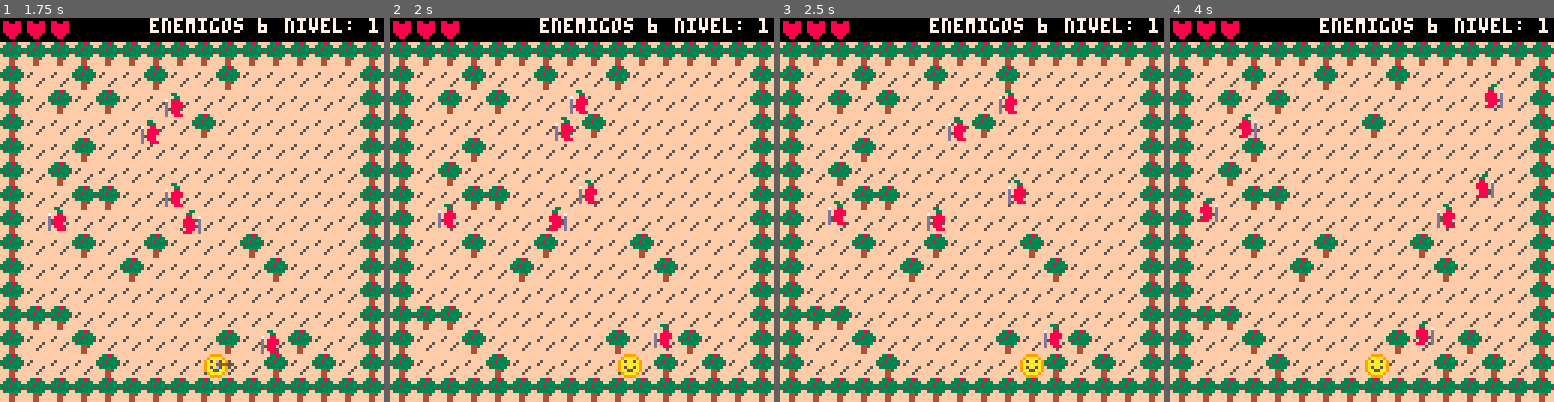
Above: before the commit, frames 1-4 (left to right).
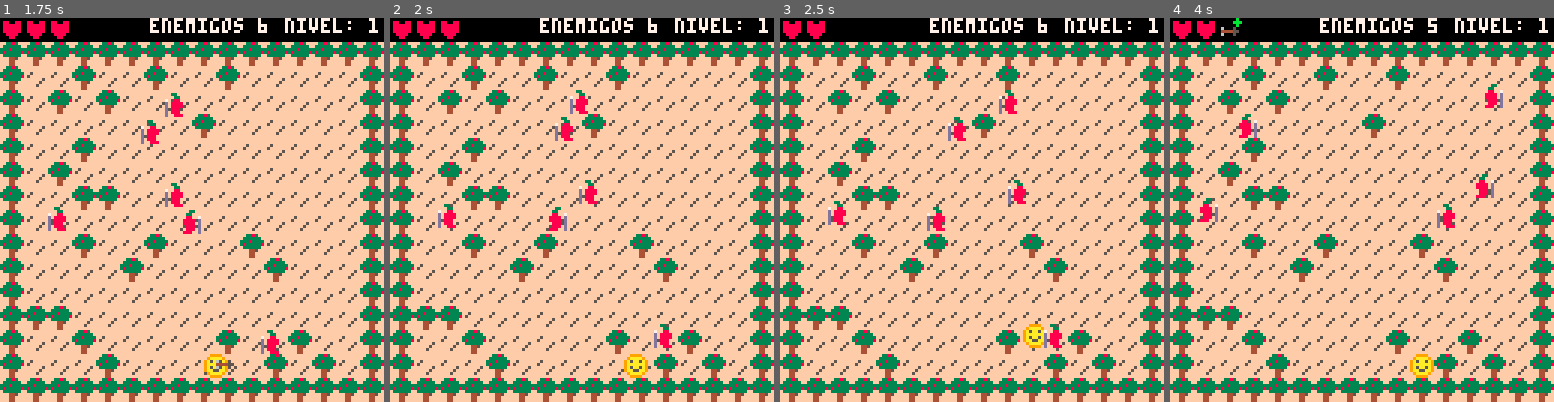
Above: after the commit, the same moments.

Repository: RodrigoS724/trees_archers
Game: PICO-8 cartridge demo.p8
Same seed, same stepped clock (60 frames per second), same inputs: the game is played once before the commit and once after it.
Inputs:
- Up to frame 1 (1.75 s): tap X (X key) at 0.33, 1.07 s; tap O (Z key) at 0.7, 1.7 s; hold Right from 1.6 s (still down)
- Up to frame 2 (2 s): keep holding Right; tap X (X key) at 1.85 s
- Up to frame 3 (2.5 s): release Right at 2.1 s; tap O (Z key) at 2.1 s; hold Up 2.15-2.42 s; hold Right from 2.47 s (still down)
- Up to frame 4 (4 s): tap O (Z key) every 0.4 s from 2.5 to 3.7 s; tap X (X key) at 2.97 s; release Right at 3.03 s; hold Left 3.08-3.58 s; hold Down 3.63-3.97 s

Frame 1 is identical in both runs. In frame 2, 0.3% of the frame differs, in the area x 59-68%, y 87-94%; in frame 3, 0.8%; in frame 4, 1.0%, in the area x 13-70%, y 0-94%.

Commit message:
Personaje movimiento
aumentada su velocidad levemente

Diff:
--- a/demo.p8
+++ b/demo.p8
@@ -90,8 +90,9 @@
 end
 
 function Personaje:Movimiento(dx, dy)
-    local nuevo_x = self.x + dx
-    local nuevo_y = self.y + dy
+    local velocidad = 1.2
+    local nuevo_x = self.x + dx * velocidad
+    local nuevo_y = self.y + dy * velocidad
     if not ColisionConTerrenoCompleto(nuevo_x, nuevo_y, self.ancho, self.alto) then
         self.x = nuevo_x
         self.y = nuevo_y
